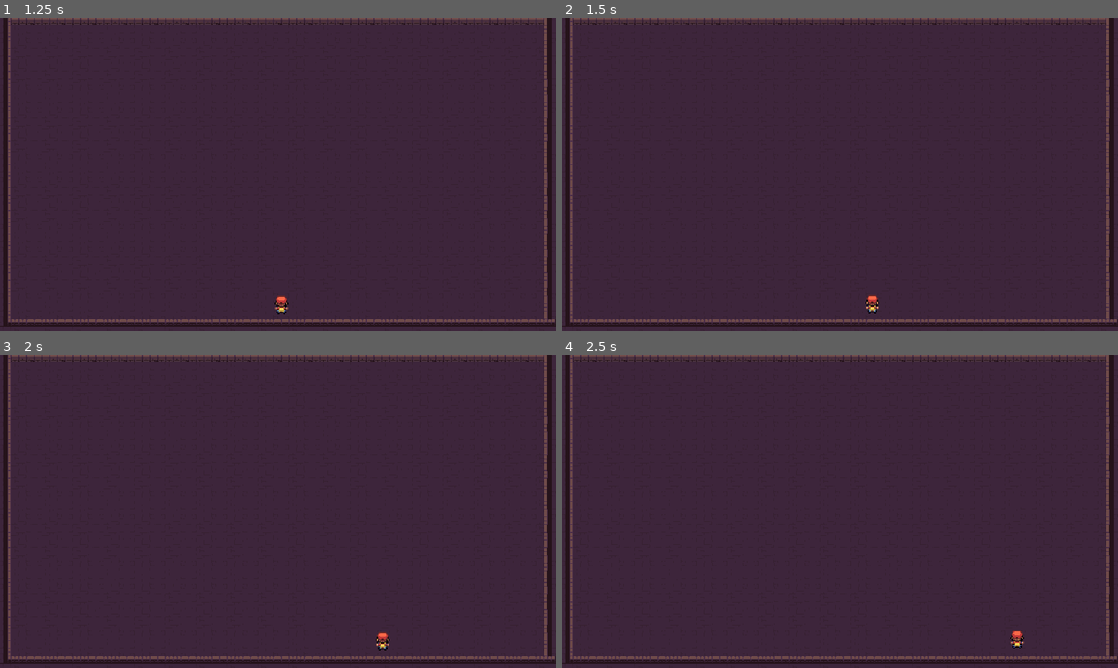
Above: before the commit, frames 1-4 (two rows, left to right).
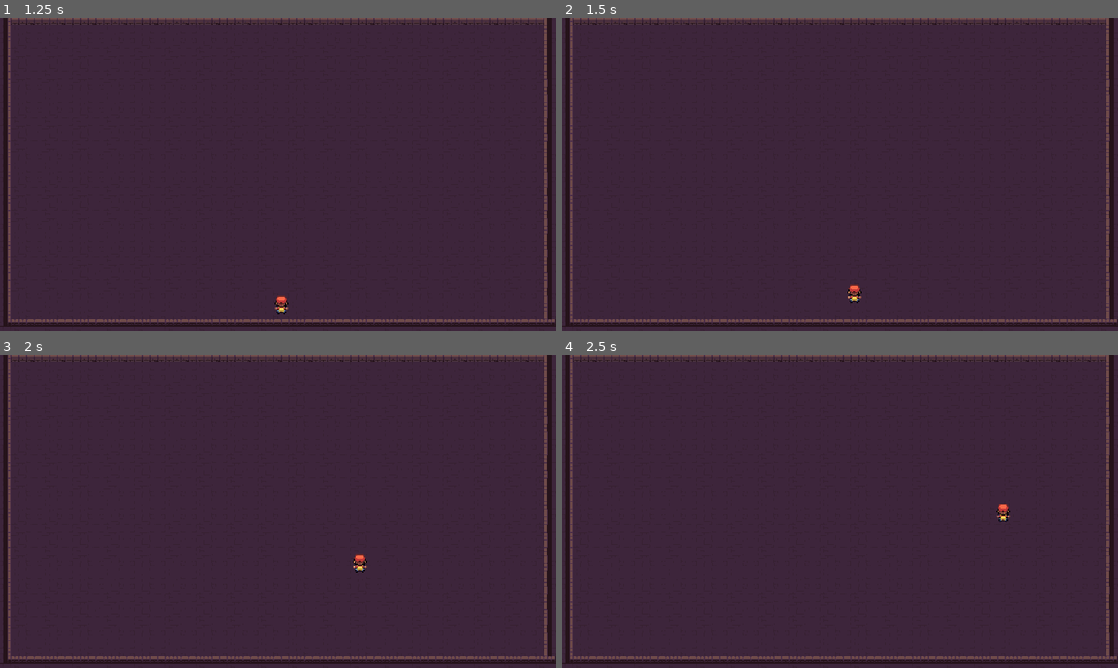
Above: after the commit, the same moments.

Repository: JorFik/get_the_f_out
Game: Godot game, scene res://Scenes/main_menu.tscn
Two runs of this game, one before a commit and one after it. Both use one fixed random seed, a clock stepped at 60 frames per second and the inputs below.
Inputs:
- Up to frame 1 (1.25 s): click "START" at 0.5 s
- Up to frame 2 (1.5 s): tap Enter at 1.25 s; hold Right (right) from 1.28 s (still down); hold W (up) from 1.28 s (still down)
- Up to frame 3 (2 s): keep holding Right (right); keep holding W (up)
- Up to frame 4 (2.5 s): keep holding Right (right); release W (up) at 2.03 s; tap W (up) at 2.1, 2.27 s

Frame 1 is identical in both runs. In frame 2, 0.2% of the frame differs, in the area x 51-57%, y 85-95%; in frame 3, 0.2%, in the area x 63-70%, y 63-95%; in frame 4, 0.2%.

Commit message:
before teaser

Diff:
--- a/Scenes/red.gd
+++ b/Scenes/red.gd
@@ -2,7 +2,7 @@
 
 
 const SPEED = 300.0
-const JUMP_VELOCITY = -400.0
+const JUMP_VELOCITY = -300.0
 
 func _physics_process(delta):
 	## Add the gravity.
@@ -10,12 +10,13 @@
 		#velocity.y += gravity * delta
 
 	# Handle jump.
+	var direction_y = Input.get_axis("down", "up")
 	if Input.is_action_just_pressed("up"):
-		velocity.y += JUMP_VELOCITY
+		velocity.y = direction_y * JUMP_VELOCITY
 	else:
 		velocity.y = move_toward(velocity.y, 0, SPEED)
 	if Input.is_action_just_pressed("down"):
-		velocity.y -= JUMP_VELOCITY
+		velocity.y = direction_y * -JUMP_VELOCITY
 	else:
 		velocity.y = move_toward(velocity.y, 0, SPEED)
 	# Get the input direction and handle the movement/deceleration.
--- a/Scenes/red.tscn
+++ b/Scenes/red.tscn
@@ -1,5 +1,6 @@
-[gd_scene load_steps=24 format=3 uid="uid://rntxee5ikkkn"]
-
+[gd_scene load_steps=25 format=3 uid="uid://rntxee5ikkkn"]
+
+[ext_resource type="Script" path="res://src/red.gd" id="1_0j45d"]
 [ext_resource type="Texture2D" uid="uid://bdtpm25ke7ncu" path="res://Resources/overworld_sprite_template_for_pokemon_games_by_cynthiacelestic-d8h0v36-1141318516.png" id="1_w2my3"]
 
 [sub_resource type="AtlasTexture" id="AtlasTexture_f4xir"]
@@ -189,7 +190,11 @@
 size = Vector2(24, 40.5)
 
 [node name="CharacterBody2D" type="CharacterBody2D"]
+texture_filter = 1
 position = Vector2(300, 85)
+motion_mode = 1
+wall_min_slide_angle = 0.0
+script = ExtResource("1_0j45d")
 
 [node name="AnimatedSprite2D" type="AnimatedSprite2D" parent="."]
 sprite_frames = SubResource("SpriteFrames_1ddq2")
--- a/Scenes/start.tscn
+++ b/Scenes/start.tscn
@@ -1,8 +1,7 @@
-[gd_scene load_steps=6 format=3 uid="uid://cjgmor642bipd"]
+[gd_scene load_steps=5 format=3 uid="uid://cjgmor642bipd"]
 
 [ext_resource type="PackedScene" uid="uid://rntxee5ikkkn" path="res://Scenes/red.tscn" id="1_rthnv"]
 [ext_resource type="Texture2D" uid="uid://cdbglu8oyb68x" path="res://Resources/2D Pixel Dungeon Asset Pack/character and tileset/Dungeon_Tileset.png" id="2_6yta7"]
-[ext_resource type="Script" path="res://Scenes/red.gd" id="3_gax2p"]
 
 [sub_resource type="TileSetAtlasSource" id="TileSetAtlasSource_0t5i7"]
 texture = ExtResource("2_6yta7")
@@ -386,5 +385,3 @@
 
 [node name="red" parent="." instance=ExtResource("1_rthnv")]
 position = Vector2(583, 591)
-motion_mode = 1
-script = ExtResource("3_gax2p")
--- a/project.godot
+++ b/project.godot
@@ -46,6 +46,12 @@
 ]
 }
 
+[physics]
+
+3d/default_gravity=0.0
+3d/default_gravity_vector=Vector3(0, 0, 0)
+2d/default_gravity=0.0
+
 [rendering]
 
 textures/canvas_textures/default_texture_filter=0
--- /dev/null
+++ b/src/red.gd
@@ -0,0 +1,27 @@
+extends CharacterBody2D
+
+const max_speed = 400
+const acceleration = 1500
+const friction = 1500
+
+var input = Vector2.ZERO
+
+func _physics_process(delta):
+	player_movement(delta)
+
+func get_input():
+	input.x = int(Input.is_action_pressed("right")) - int(Input.is_action_pressed("left"))
+	input.y = int(Input.is_action_pressed("down")) - int(Input.is_action_pressed("up"))
+	return input.normalized()
+
+func player_movement(delta):
+	input = get_input()
+	if (Vector2.ZERO == input):
+		if velocity.length() > (friction * delta):
+			velocity -= velocity.normalized() * (friction * delta)
+		else:
+			velocity = Vector2.ZERO
+	else:
+		velocity += (input * acceleration * delta)
+		velocity = velocity.limit_length(max_speed)
+	move_and_slide()
